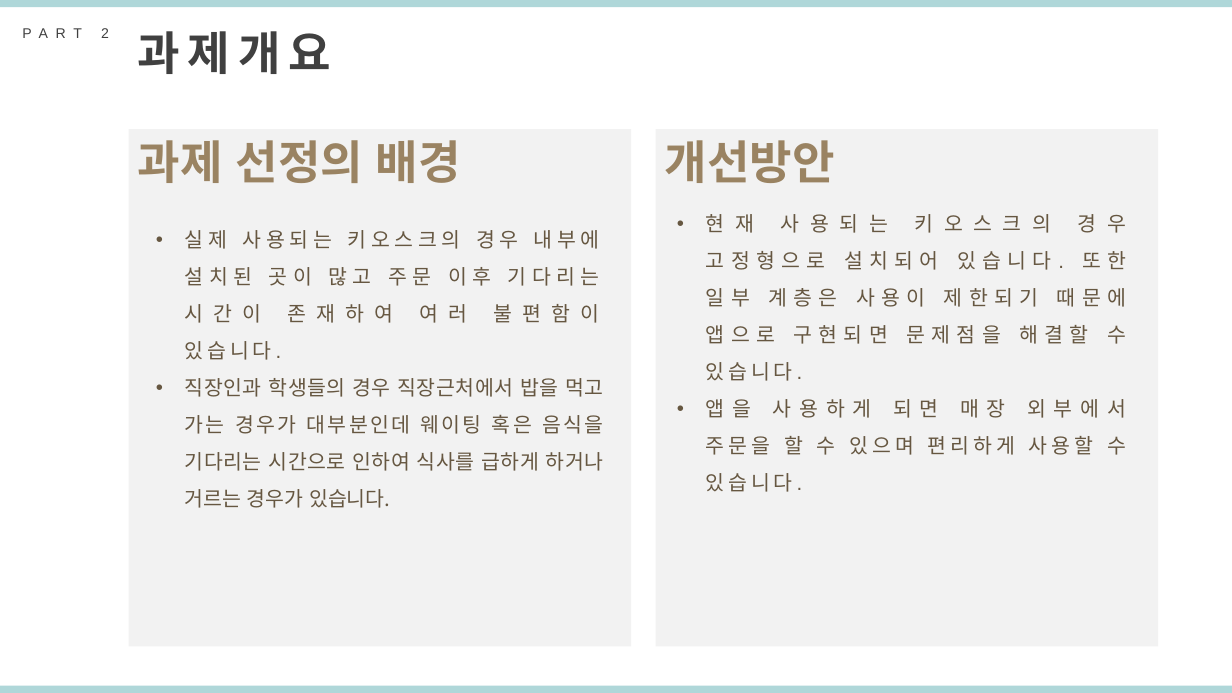
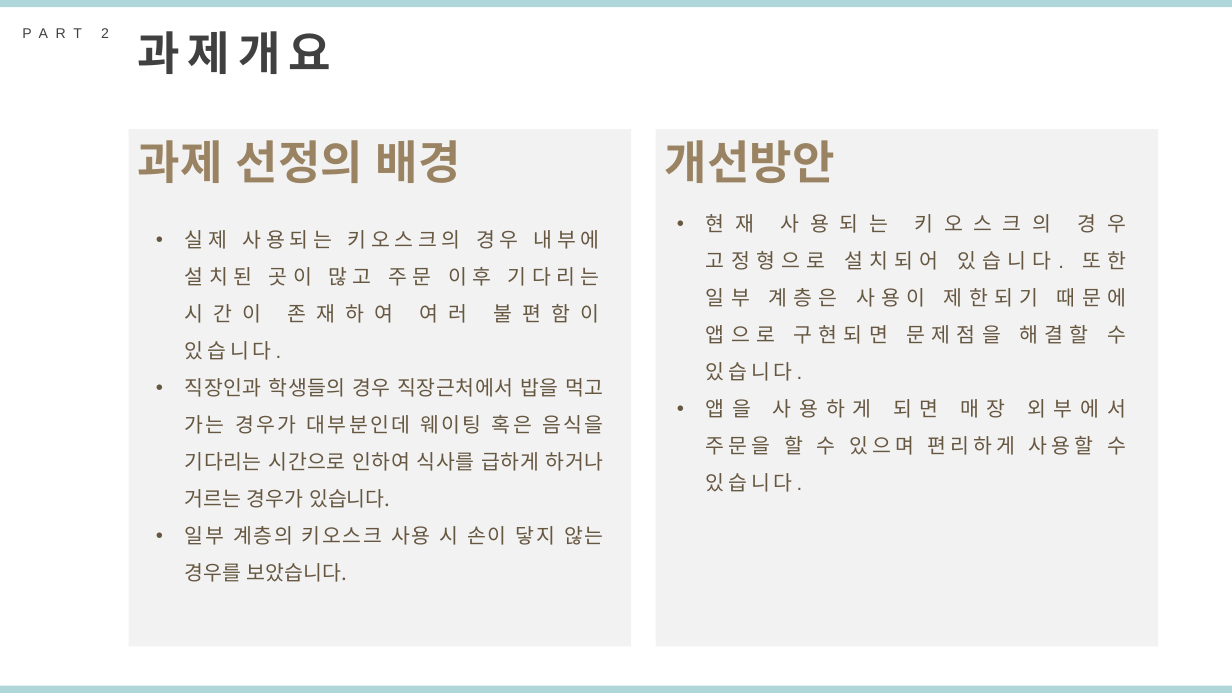
Before and after one commit to lineplus2/MobileKisok, a slide deck: slide 7 of 발표 PPT.pptx. Drawn at 1232x693 pixels with LibreOffice and Linux fonts; fonts in the diff are those of the drawing. Boxes give left, top, right and bottom in pixels: in the first picture for what was removed or moved away, otherwise in the second. Text is boxed around its words. In the diff, an @@ line names an element or a change of style, - is before the commit and + after.

```diff
--- a/발표 PPT.pptx
+++ b/발표 PPT.pptx
@@ text at (x1=185, y1=526, x2=603, y2=582): paragraph added @@
+• 일부 계층의 키오스크 사용 시 손이 닿지 않는 경우를 보았습니다.
```
Also in this commit, not shown: 2 other files.
